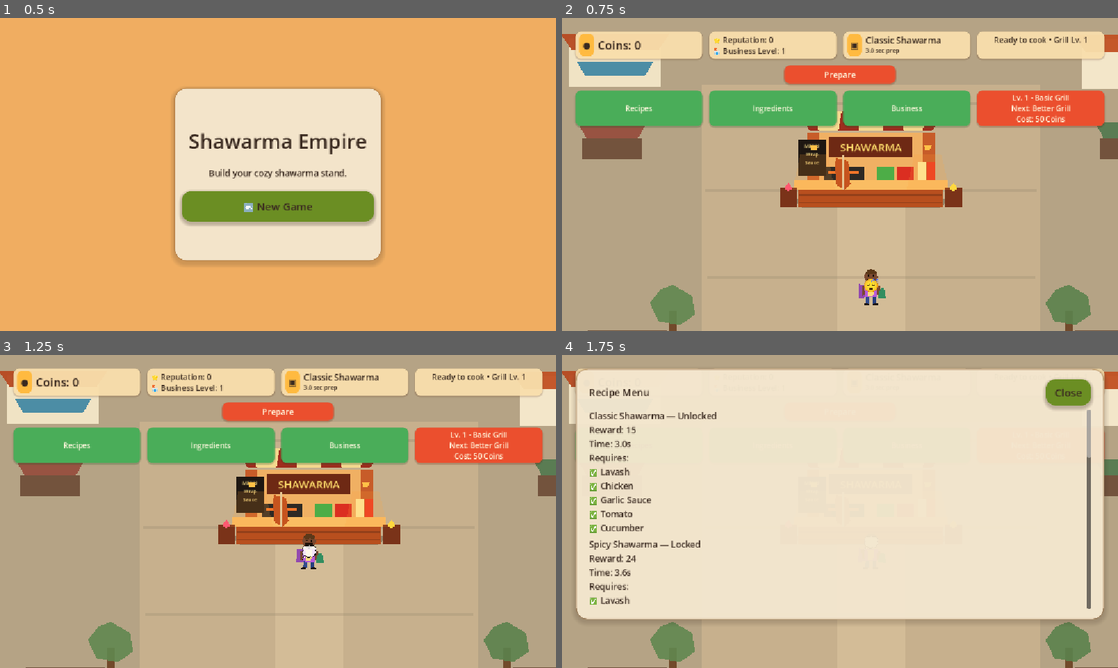
Above: before the commit, frames 1-4 (two rows, left to right).
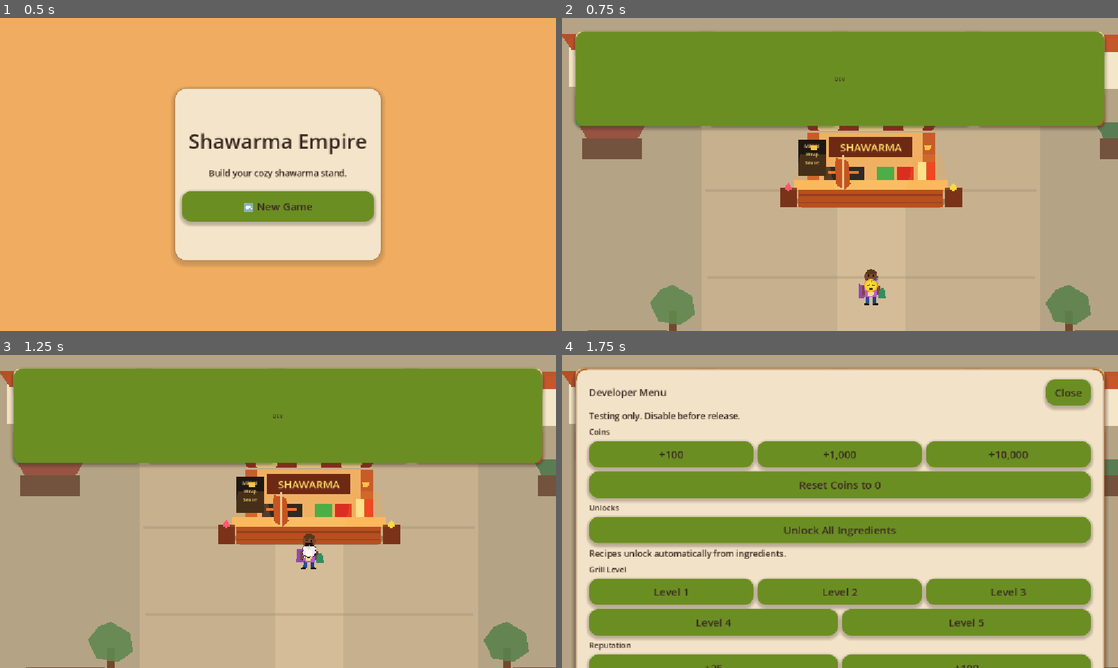
Above: after the commit, the same moments.

Repository: pyto159/ShawarmaEmpire
Game: Godot game, scene res://Scenes/MainMenu.tscn
Same seed, same stepped clock (60 frames per second), same inputs: the game is played once before the commit and once after it.
Inputs:
- Up to frame 1 (0.5 s): no input
- Up to frame 2 (0.75 s): click "🆕 New Game" at 0.5 s
- Up to frame 3 (1.25 s): no input
- Up to frame 4 (1.75 s): click "Recipes" at 1.25 s

Frame 1 is identical in both runs. In frame 2, 30% of the frame differs, in the area x 2-98%, y 4-36%; in frame 3, 30%; in frame 4, 55%, in the area x 2-98%, y 4-100%.

Commit message:
Add hidden developer testing menu

Diff:
--- a/shawarma-empire/Managers/GameManager.gd
+++ b/shawarma-empire/Managers/GameManager.gd
@@ -101,6 +101,19 @@
 	set_currency(coins + amount, gems)
 
 
+func set_coins(amount: int) -> void:
+	set_currency(amount, gems)
+	SaveManager.queue_save_game()
+
+
+func add_dev_coins(amount: int) -> void:
+	if amount <= 0:
+		return
+
+	add_coins(amount)
+	SaveManager.queue_save_game()
+
+
 func spend_coins(amount: int) -> bool:
 	if amount <= 0 or coins < amount:
 		return false
@@ -162,6 +175,11 @@
 	grill_level = clampi(level, DEFAULT_GRILL_LEVEL, economy_config.get_max_grill_level())
 	cooking_speed_multiplier = _get_grill_level_multiplier(grill_level)
 	upgrades_changed.emit()
+
+
+func set_grill_level_for_testing(level: int) -> void:
+	set_grill_level(level)
+	SaveManager.queue_save_game()
 
 
 func purchase_upgrade(upgrade: UpgradeData) -> bool:
--- a/shawarma-empire/Managers/IngredientManager.gd
+++ b/shawarma-empire/Managers/IngredientManager.gd
@@ -87,12 +87,16 @@
 	if not GameManager.spend_coins(get_unlock_cost(ingredient_id)):
 		return false
 
-	unlocked_ingredient_ids.append(ingredient_id)
-	ingredient_unlocked.emit(ingredient_id)
-	ingredients_changed.emit()
-	GameManager.recipes_changed.emit()
+	_add_unlocked_ingredient(ingredient_id)
 	SaveManager.queue_save_game()
 	return true
+
+
+func unlock_all_ingredients_for_testing() -> void:
+	for ingredient_id: String in INGREDIENT_UNLOCK_ORDER:
+		if _has_ingredient_definition(ingredient_id) and not is_unlocked(ingredient_id):
+			_add_unlocked_ingredient(ingredient_id)
+	SaveManager.queue_save_game()
 
 
 func apply_unlocked_ingredient_ids(saved_ingredient_ids: Variant) -> void:
@@ -188,6 +192,13 @@
 	return true
 
 
+func _add_unlocked_ingredient(ingredient_id: String) -> void:
+	unlocked_ingredient_ids.append(ingredient_id)
+	ingredient_unlocked.emit(ingredient_id)
+	ingredients_changed.emit()
+	GameManager.recipes_changed.emit()
+
+
 func _has_ingredient_definition(ingredient_id: String) -> bool:
 	return INGREDIENT_DEFINITIONS.has(ingredient_id)
 
--- a/shawarma-empire/Scripts/UI/GameHUD.gd
+++ b/shawarma-empire/Scripts/UI/GameHUD.gd
@@ -40,9 +40,20 @@
 const TIP_FEEDBACK_PREFIX: String = "💰 Tip +"
 const COMBO_FEEDBACK_PREFIX: String = "🔥 Combo x"
 const COMBO_INCREASED_TEXT: String = "Combo Increased!"
+const ENABLE_DEV_MENU: bool = true
+const DEV_BUTTON_TEXT: String = "DEV"
+const DEV_MENU_TITLE: String = "Developer Menu"
+const DEV_MENU_TESTING_NOTE: String = "Testing only. Disable before release."
+const DEV_BUTTON_SIZE: Vector2 = Vector2(52.0, 32.0)
+const DEV_BUTTON_FONT_SIZE: int = 11
+const DEV_MENU_WIDTH: float = 320.0
+const DEV_MENU_HEIGHT: float = 460.0
+const DEV_MENU_MARGIN: float = 14.0
+const DEV_MENU_SECTION_FONT_SIZE: int = 16
 
 @export var cooking_stand_path: NodePath
 @export var active_customer_path: NodePath
+@export var enable_dev_menu: bool = ENABLE_DEV_MENU
 @onready var coins_label: Label = %CoinsLabel
 @onready var reputation_label: Label = %ReputationLabel
 @onready var business_level_label: Label = %BusinessLevelLabel
@@ -66,6 +77,8 @@
 var _recipes_panel: PanelContainer
 var _ingredients_panel: PanelContainer
 var _business_panel: PanelContainer
+var _dev_button: Button
+var _dev_panel: PanelContainer
 
 
 func _ready() -> void:
@@ -88,6 +101,7 @@
 	IngredientManager.ingredients_changed.connect(_on_ingredients_changed)
 	GameManager.recipes_changed.connect(_on_recipes_changed)
 	_create_progression_panels()
+	_create_dev_menu()
 	_resolve_configured_nodes()
 	_connect_cooking_stand_signals()
 	cooking_progress_bar.set_cooking_stand(_cooking_stand)
@@ -311,6 +325,89 @@
 	_business_panel.hide()
 
 
+func _create_dev_menu() -> void:
+	if not enable_dev_menu:
+		return
+
+	_dev_button = Button.new()
+	_dev_button.text = DEV_BUTTON_TEXT
+	_dev_button.custom_minimum_size = DEV_BUTTON_SIZE
+	_dev_button.add_theme_font_size_override("font_size", DEV_BUTTON_FONT_SIZE)
+	_dev_button.set_anchors_preset(Control.PRESET_TOP_RIGHT)
+	_dev_button.position = Vector2(-DEV_BUTTON_SIZE.x, 0.0)
+	_dev_button.pressed.connect(_on_dev_button_pressed)
+	add_child(_dev_button)
+
+	_dev_panel = _create_base_panel(DEV_MENU_TITLE)
+	_dev_panel.custom_minimum_size = Vector2(DEV_MENU_WIDTH, DEV_MENU_HEIGHT)
+	_dev_panel.size = Vector2(DEV_MENU_WIDTH, DEV_MENU_HEIGHT)
+	_dev_panel.set_anchors_preset(Control.PRESET_TOP_RIGHT)
+	_dev_panel.position = Vector2(-DEV_MENU_WIDTH - DEV_MENU_MARGIN, DEV_BUTTON_SIZE.y + DEV_MENU_MARGIN)
+	add_child(_dev_panel)
+	_populate_dev_panel()
+	_dev_panel.hide()
+
+
+func _populate_dev_panel() -> void:
+	var content: VBoxContainer = _get_panel_content(_dev_panel)
+	_clear_panel_rows(content)
+	content.add_child(_create_dev_label(DEV_MENU_TESTING_NOTE))
+	content.add_child(_create_dev_section_label("Coins"))
+	content.add_child(_create_dev_button_row([
+		_create_dev_button("+100", _on_dev_add_coins_pressed.bind(100)),
+		_create_dev_button("+1,000", _on_dev_add_coins_pressed.bind(1000)),
+		_create_dev_button("+10,000", _on_dev_add_coins_pressed.bind(10000)),
+	]))
+	content.add_child(_create_dev_button("Reset Coins to 0", _on_dev_reset_coins_pressed))
+	content.add_child(_create_dev_section_label("Unlocks"))
+	content.add_child(_create_dev_button("Unlock All Ingredients", _on_dev_unlock_all_ingredients_pressed))
+	content.add_child(_create_dev_label("Recipes unlock automatically from ingredients."))
+	content.add_child(_create_dev_section_label("Grill Level"))
+	content.add_child(_create_dev_button_row([
+		_create_dev_button("Level 1", _on_dev_set_grill_level_pressed.bind(1)),
+		_create_dev_button("Level 2", _on_dev_set_grill_level_pressed.bind(2)),
+		_create_dev_button("Level 3", _on_dev_set_grill_level_pressed.bind(3)),
+	]))
+	content.add_child(_create_dev_button_row([
+		_create_dev_button("Level 4", _on_dev_set_grill_level_pressed.bind(4)),
+		_create_dev_button("Level 5", _on_dev_set_grill_level_pressed.bind(5)),
+	]))
+	content.add_child(_create_dev_section_label("Reputation"))
+	content.add_child(_create_dev_button_row([
+		_create_dev_button("+25", _on_dev_add_reputation_pressed.bind(25)),
+		_create_dev_button("+100", _on_dev_add_reputation_pressed.bind(100)),
+	]))
+
+
+func _create_dev_label(text: String) -> Label:
+	var label: Label = Label.new()
+	label.text = text
+	label.autowrap_mode = TextServer.AUTOWRAP_WORD_SMART
+	return label
+
+
+func _create_dev_section_label(text: String) -> Label:
+	var label: Label = _create_dev_label(text)
+	label.add_theme_font_size_override("font_size", DEV_MENU_SECTION_FONT_SIZE)
+	return label
+
+
+func _create_dev_button(text: String, callback: Callable) -> Button:
+	var button: Button = Button.new()
+	button.text = text
+	button.size_flags_horizontal = Control.SIZE_EXPAND_FILL
+	button.pressed.connect(callback)
+	return button
+
+
+func _create_dev_button_row(buttons: Array[Button]) -> HBoxContainer:
+	var row: HBoxContainer = HBoxContainer.new()
+	row.add_theme_constant_override("separation", PANEL_ROW_SEPARATION)
+	for button: Button in buttons:
+		row.add_child(button)
+	return row
+
+
 func _create_base_panel(title: String, has_scrollable_rows: bool = false) -> PanelContainer:
 	var panel: PanelContainer = PanelContainer.new()
 	panel.custom_minimum_size = Vector2(PANEL_WIDTH, PANEL_HEIGHT)
@@ -559,6 +656,7 @@
 	AudioManager.play_button()
 	_ingredients_panel.hide()
 	_business_panel.hide()
+	_hide_dev_panel()
 	_populate_recipe_panel()
 	_recipes_panel.visible = not _recipes_panel.visible
 
@@ -567,6 +665,7 @@
 	AudioManager.play_button()
 	_recipes_panel.hide()
 	_business_panel.hide()
+	_hide_dev_panel()
 	_populate_ingredient_panel()
 	_ingredients_panel.visible = not _ingredients_panel.visible
 
@@ -575,8 +674,52 @@
 	AudioManager.play_button()
 	_recipes_panel.hide()
 	_ingredients_panel.hide()
+	_hide_dev_panel()
 	_populate_business_panel()
 	_business_panel.visible = not _business_panel.visible
+
+
+func _hide_dev_panel() -> void:
+	if _dev_panel != null:
+		_dev_panel.hide()
+
+
+func _on_dev_button_pressed() -> void:
+	AudioManager.play_button()
+	_recipes_panel.hide()
+	_ingredients_panel.hide()
+	_business_panel.hide()
+	_dev_panel.visible = not _dev_panel.visible
+
+
+func _on_dev_add_coins_pressed(amount: int) -> void:
+	AudioManager.play_button()
+	GameManager.add_dev_coins(amount)
+	show_coin_feedback(amount)
+
+
+func _on_dev_reset_coins_pressed() -> void:
+	AudioManager.play_button()
+	GameManager.set_coins(0)
+
+
+func _on_dev_unlock_all_ingredients_pressed() -> void:
+	AudioManager.play_button()
+	IngredientManager.unlock_all_ingredients_for_testing()
+	AudioManager.play_upgrade()
+	_update_display()
+
+
+func _on_dev_set_grill_level_pressed(level: int) -> void:
+	AudioManager.play_button()
+	GameManager.set_grill_level_for_testing(level)
+	AudioManager.play_upgrade()
+	_update_display()
+
+
+func _on_dev_add_reputation_pressed(amount: int) -> void:
+	AudioManager.play_button()
+	ReputationManager.add_reputation(amount)
 
 
 func _on_reputation_changed(_reputation: int, _business_level: int, amount_added: int) -> void:
Not shown, changed: Docs/TECHNICAL.md
